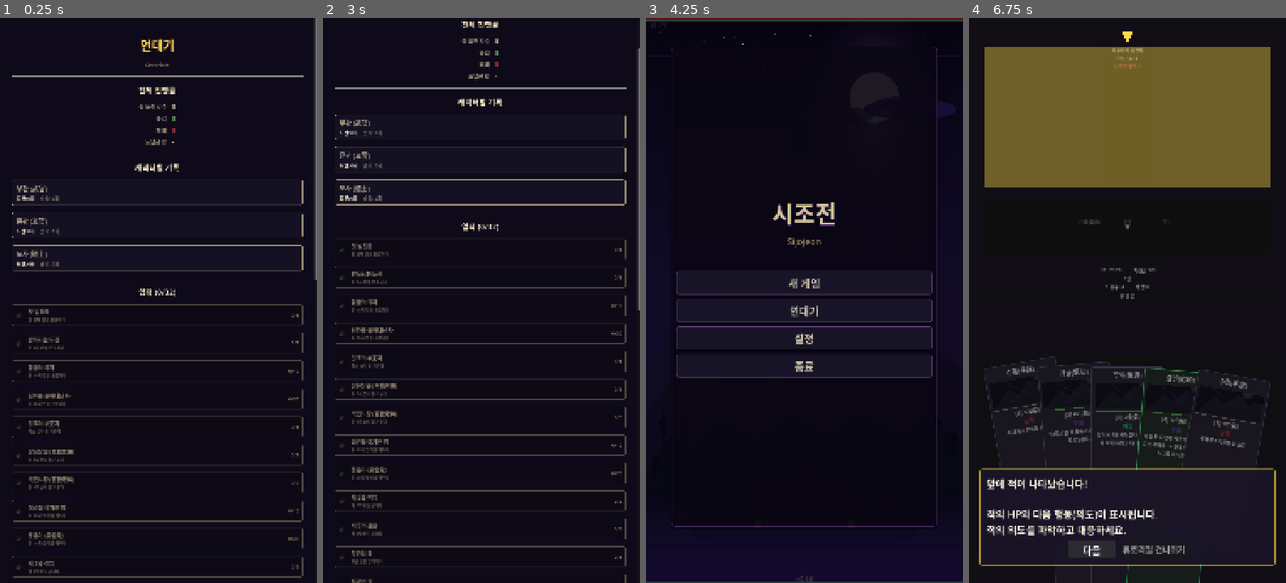
Above: before the commit, frames 1-4 (left to right).
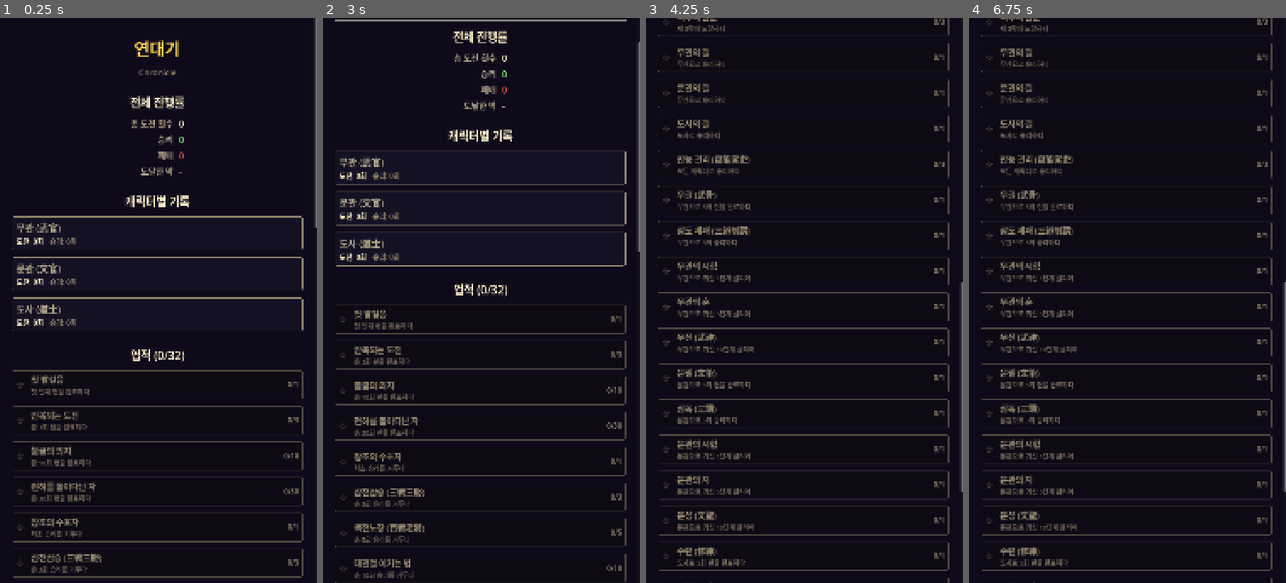
Above: after the commit, the same moments.

Repository: dongmin1213/Sijojeon
Game: Godot game, scene res://scenes/chronicle/chronicle.tscn
Same seed, same stepped clock (60 frames per second), same inputs: the game is played once before the commit and once after it. This scene is started directly instead of the project's main scene.
Inputs (mouse positions are in pixels of both pictures, inside the frame that each line leads up to):
- Up to frame 1 (0.25 s): no input
- Up to frame 2 (3 s): tap Enter at 0.5, 2 s; move the mouse to (551, 272) at 0.52 s; click (551, 272) at 0.67 s; tap Space at 1.25, 2.75 s; drag from (418, 328) to (465, 413) at 1.27 s; move the mouse to (513, 176) at 2.02 s; click (513, 176) at 2.17 s; drag from (465, 413) to (386, 215) at 2.77 s
- Up to frame 3 (4.25 s): click (804, 560) at 3.5 s, where only the run before the commit has a clickable "돌아가기"
- Up to frame 4 (6.75 s): click (1127, 283) at 4.25 s, where only the run before the commit has a clickable "새 게임"; click (1095, 368) at 5 s, where only the run before the commit has a clickable "튜토리얼 시작"; click (1127, 227) at 5.75 s, where only the run before the commit has a clickable "▼"; click (1092, 334) at 6.5 s, where only the run before the commit has a clickable "다음"

The runs differ from the first frame. In frame 1, 10% of the frame differs, in the area x 3-100%, y 3-99%; in frame 2, 12%; in frame 3, 11%; in frame 4, 33%, in the area x 3-100%, y 0-100%.

Commit message:
fix: 연대기 스크롤 렉 + 폰트 크기 개선 (ZER-271)
- 모든 비인터랙티브 Control에 mouse_filter=IGNORE 설정하여 스크롤 성능 개선
- 모바일 가독성을 위해 전체 폰트 크기 50-60% 상향 (14-42px → 22-56px)

Co-Authored-By: Paperclip <noreply@paperclip.ing>

Diff:
--- a/scenes/chronicle/chronicle.gd
+++ b/scenes/chronicle/chronicle.gd
@@ -22,6 +22,19 @@
 const COLOR_LABEL := Color(0.7, 0.65, 0.55)
 const COLOR_BG := Color(0.05, 0.05, 0.1, 0.95)
 
+# 모바일 폰트 크기 스케일
+const FONT_TITLE := 56
+const FONT_SUBTITLE := 28
+const FONT_SECTION := 38
+const FONT_STAT_LABEL := 28
+const FONT_STAT_VALUE := 30
+const FONT_CHAR_NAME := 32
+const FONT_CHAR_STAT := 24
+const FONT_ACH_ICON := 32
+const FONT_ACH_NAME := 28
+const FONT_ACH_DESC := 22
+const FONT_ACH_PROGRESS := 24
+
 
 func _ready() -> void:
 	_build_ui()
@@ -32,6 +45,7 @@
 	var bg := ColorRect.new()
 	bg.color = Color(0.06, 0.04, 0.1)
 	bg.set_anchors_and_offsets_preset(Control.PRESET_FULL_RECT)
+	bg.mouse_filter = Control.MOUSE_FILTER_IGNORE
 	add_child(bg)
 
 	# 스크롤 컨테이너
@@ -40,10 +54,11 @@
 	scroll.horizontal_scroll_mode = ScrollContainer.SCROLL_MODE_DISABLED
 	add_child(scroll)
 
-	# 메인 컨테이너
+	# 메인 컨테이너 (마우스 이벤트 무시 → 스크롤 성능 개선)
 	var main := VBoxContainer.new()
 	main.size_flags_horizontal = Control.SIZE_EXPAND_FILL
 	main.add_theme_constant_override("separation", 24)
+	main.mouse_filter = Control.MOUSE_FILTER_IGNORE
 	scroll.add_child(main)
 
 	# 상단/하단 여백
@@ -53,26 +68,30 @@
 	margin.add_theme_constant_override("margin_left", 40)
 	margin.add_theme_constant_override("margin_right", 40)
 	margin.size_flags_horizontal = Control.SIZE_EXPAND_FILL
+	margin.mouse_filter = Control.MOUSE_FILTER_IGNORE
 	main.add_child(margin)
 
 	var content := VBoxContainer.new()
 	content.size_flags_horizontal = Control.SIZE_EXPAND_FILL
 	content.add_theme_constant_override("separation", 24)
+	content.mouse_filter = Control.MOUSE_FILTER_IGNORE
 	margin.add_child(content)
 
 	# 제목
 	var title := Label.new()
 	title.text = tr("CHRONICLE_TITLE")
 	title.horizontal_alignment = HORIZONTAL_ALIGNMENT_CENTER
-	title.add_theme_font_size_override("font_size", 42)
+	title.add_theme_font_size_override("font_size", FONT_TITLE)
 	title.add_theme_color_override("font_color", COLOR_GOLD)
+	title.mouse_filter = Control.MOUSE_FILTER_IGNORE
 	content.add_child(title)
 
 	var subtitle := Label.new()
 	subtitle.text = "Chronicle"
 	subtitle.horizontal_alignment = HORIZONTAL_ALIGNMENT_CENTER
-	subtitle.add_theme_font_size_override("font_size", 18)
+	subtitle.add_theme_font_size_override("font_size", FONT_SUBTITLE)
 	subtitle.add_theme_color_override("font_color", COLOR_DIM)
+	subtitle.mouse_filter = Control.MOUSE_FILTER_IGNORE
 	content.add_child(subtitle)
 
 	content.add_child(HSeparator.new())
@@ -115,8 +134,9 @@
 	var label := Label.new()
 	label.text = text
 	label.horizontal_alignment = HORIZONTAL_ALIGNMENT_CENTER
-	label.add_theme_font_size_override("font_size", 26)
+	label.add_theme_font_size_override("font_size", FONT_SECTION)
 	label.add_theme_color_override("font_color", COLOR_CREAM)
+	label.mouse_filter = Control.MOUSE_FILTER_IGNORE
 	parent.add_child(label)
 
 
@@ -132,6 +152,7 @@
 	grid.add_theme_constant_override("h_separation", 20)
 	grid.add_theme_constant_override("v_separation", 12)
 	grid.size_flags_horizontal = Control.SIZE_SHRINK_CENTER
+	grid.mouse_filter = Control.MOUSE_FILTER_IGNORE
 	parent.add_child(grid)
 
 	_add_stat_row(grid, tr("CHRONICLE_TOTAL_RUNS"), str(total_runs))
@@ -148,17 +169,19 @@
 func _add_stat_row(grid: GridContainer, label_text: String, value_text: String, value_color := COLOR_CREAM) -> void:
 	var label := Label.new()
 	label.text = label_text
-	label.add_theme_font_size_override("font_size", 18)
+	label.add_theme_font_size_override("font_size", FONT_STAT_LABEL)
 	label.add_theme_color_override("font_color", COLOR_LABEL)
 	label.size_flags_horizontal = Control.SIZE_EXPAND_FILL
 	label.horizontal_alignment = HORIZONTAL_ALIGNMENT_RIGHT
+	label.mouse_filter = Control.MOUSE_FILTER_IGNORE
 	grid.add_child(label)
 
 	var value := Label.new()
 	value.text = value_text
-	value.add_theme_font_size_override("font_size", 20)
+	value.add_theme_font_size_override("font_size", FONT_STAT_VALUE)
 	value.add_theme_color_override("font_color", value_color)
 	value.size_flags_horizontal = Control.SIZE_EXPAND_FILL
+	value.mouse_filter = Control.MOUSE_FILTER_IGNORE
 	grid.add_child(value)
 
 
@@ -196,44 +219,51 @@
 		var style: StyleBoxFlat = style_template.duplicate()
 		style.border_color = COLOR_DIM if victories == 0 else COLOR_GOLD
 		panel.add_theme_stylebox_override("panel", style)
+		panel.mouse_filter = Control.MOUSE_FILTER_IGNORE
 		parent.add_child(panel)
 
 		var vbox := VBoxContainer.new()
 		vbox.add_theme_constant_override("separation", 6)
+		vbox.mouse_filter = Control.MOUSE_FILTER_IGNORE
 		panel.add_child(vbox)
 
 		# 캐릭터 이름
 		var name_label := Label.new()
 		name_label.text = char_name
-		name_label.add_theme_font_size_override("font_size", 22)
+		name_label.add_theme_font_size_override("font_size", FONT_CHAR_NAME)
 		name_label.add_theme_color_override("font_color", COLOR_GOLD if victories > 0 else COLOR_LABEL)
+		name_label.mouse_filter = Control.MOUSE_FILTER_IGNORE
 		vbox.add_child(name_label)
 
 		# 통계 행
 		var stats_row := HBoxContainer.new()
 		stats_row.add_theme_constant_override("separation", 20)
+		stats_row.mouse_filter = Control.MOUSE_FILTER_IGNORE
 		vbox.add_child(stats_row)
 
 		var runs_label := Label.new()
 		runs_label.text = tr("CHRONICLE_RUNS_FMT") % runs
-		runs_label.add_theme_font_size_override("font_size", 16)
+		runs_label.add_theme_font_size_override("font_size", FONT_CHAR_STAT)
 		runs_label.add_theme_color_override("font_color", COLOR_CREAM)
+		runs_label.mouse_filter = Control.MOUSE_FILTER_IGNORE
 		stats_row.add_child(runs_label)
 
 		var wins_label := Label.new()
 		wins_label.text = tr("CHRONICLE_WINS_FMT") % victories
-		wins_label.add_theme_font_size_override("font_size", 16)
+		wins_label.add_theme_font_size_override("font_size", FONT_CHAR_STAT)
 		wins_label.add_theme_color_override("font_color", COLOR_GREEN if victories > 0 else COLOR_DIM)
+		wins_label.mouse_filter = Control.MOUSE_FILTER_IGNORE
 		stats_row.add_child(wins_label)
 
 		# 클리어 여부 표시
 		if victories > 0:
 			var clear_label := Label.new()
 			clear_label.text = tr("CHRONICLE_CLEARED")
-			clear_label.add_theme_font_size_override("font_size", 16)
+			clear_label.add_theme_font_size_override("font_size", FONT_CHAR_STAT)
 			clear_label.add_theme_color_override("font_color", COLOR_GOLD)
 			clear_label.size_flags_horizontal = Control.SIZE_EXPAND_FILL
 			clear_label.horizontal_alignment = HORIZONTAL_ALIGNMENT_RIGHT
+			clear_label.mouse_filter = Control.MOUSE_FILTER_IGNORE
 			stats_row.add_child(clear_label)
 
 
@@ -289,45 +319,52 @@
 		var panel := PanelContainer.new()
 		var style: StyleBoxFlat = style_templates[0].duplicate() if is_unlocked else style_templates[1].duplicate()
 		panel.add_theme_stylebox_override("panel", style)
+		panel.mouse_filter = Control.MOUSE_FILTER_IGNORE
 		parent.add_child(panel)
 
 		var hbox := HBoxContainer.new()
 		hbox.add_theme_constant_override("separation", 12)
+		hbox.mouse_filter = Control.MOUSE_FILTER_IGNORE
 		panel.add_child(hbox)
 
 		# 달성 아이콘
 		var icon_label := Label.new()
 		icon_label.text = "★" if is_unlocked else "☆"
-		icon_label.add_theme_font_size_override("font_size", 22)
+		icon_label.add_theme_font_size_override("font_size", FONT_ACH_ICON)
 		icon_label.add_theme_color_override("font_color", COLOR_GOLD if is_unlocked else COLOR_DIM)
-		icon_label.custom_minimum_size = Vector2(30, 0)
+		icon_label.custom_minimum_size = Vector2(40, 0)
+		icon_label.mouse_filter = Control.MOUSE_FILTER_IGNORE
 		hbox.add_child(icon_label)
 
 		# 업적 정보
 		var info_vbox := VBoxContainer.new()
 		info_vbox.size_flags_horizontal = Control.SIZE_EXPAND_FILL
 		info_vbox.add_theme_constant_override("separation", 2)
+		info_vbox.mouse_filter = Control.MOUSE_FILTER_IGNORE
 		hbox.add_child(info_vbox)
 
 		var name_label := Label.new()
 		name_label.text = TranslationManager.trd(ach, "name", "")
-		name_label.add_theme_font_size_override("font_size", 18)
+		name_label.add_theme_font_size_override("font_size", FONT_ACH_NAME)
 		name_label.add_theme_color_override("font_color", COLOR_CREAM if is_unlocked else COLOR_DIM)
+		name_label.mouse_filter = Control.MOUSE_FILTER_IGNORE
 		info_vbox.add_child(name_label)
 
 		var desc_label := Label.new()
 		desc_label.text = TranslationManager.trd(ach, "description", "")
-		desc_label.add_theme_font_size_override("font_size", 14)
+		desc_label.add_theme_font_size_override("font_size", FONT_ACH_DESC)
 		desc_label.add_theme_color_override("font_color", COLOR_LABEL if is_unlocked else Color(0.45, 0.4, 0.35))
+		desc_label.mouse_filter = Control.MOUSE_FILTER_IGNORE
 		info_vbox.add_child(desc_label)
 
 		# 진행도 표시
 		var progress_label := Label.new()
 		progress_label.text = "%d/%d" % [progress.get("current", 0), progress.get("target", 1)]
-		progress_label.add_theme_font_size_override("font_size", 16)
+		progress_label.add_theme_font_size_override("font_size", FONT_ACH_PROGRESS)
 		progress_label.add_theme_color_override("font_color", COLOR_GREEN if is_unlocked else COLOR_DIM)
 		progress_label.horizontal_alignment = HORIZONTAL_ALIGNMENT_RIGHT
-		progress_label.custom_minimum_size = Vector2(60, 0)
+		progress_label.custom_minimum_size = Vector2(80, 0)
+		progress_label.mouse_filter = Control.MOUSE_FILTER_IGNORE
 		hbox.add_child(progress_label)
 
 
